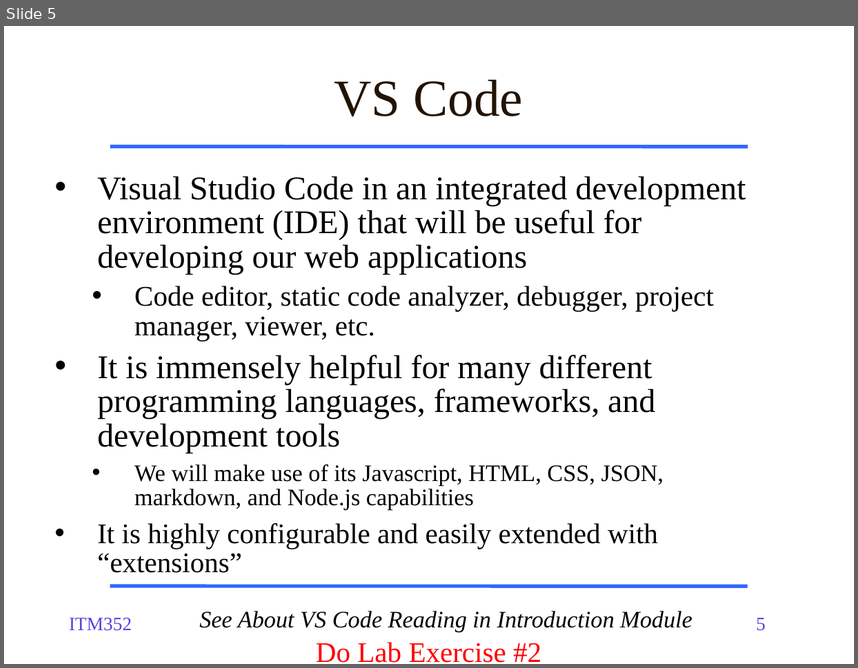
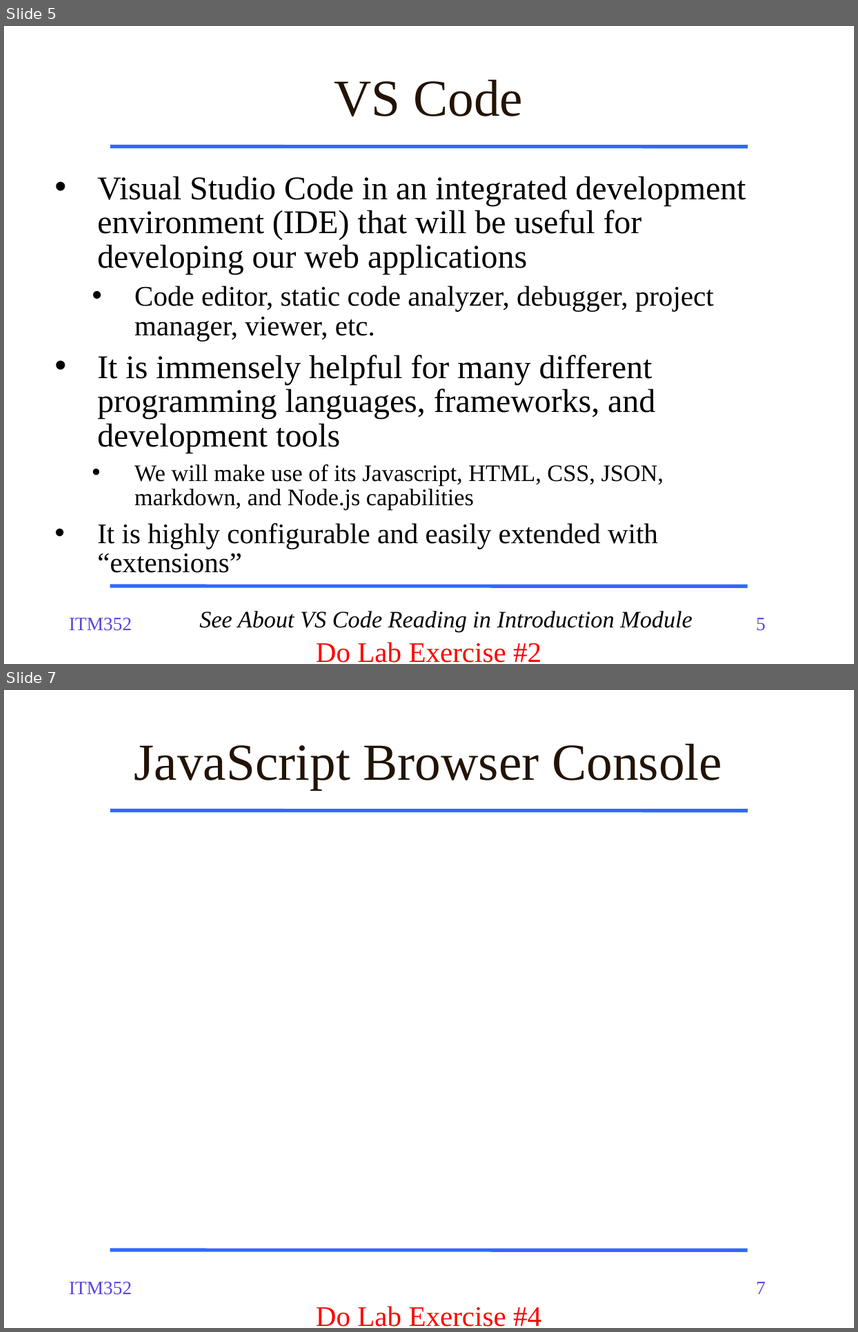
Before and after one commit to dport96/ITM352, a slide deck: morea/020.WADT/ITM352_WADT.pptx. Shown one above the other, each under a label of ours: slide 5 before the commit, slides 5 and 7 after it; the slides between them are not shown. The pictures are 858x668 and 858x1332 pixels, drawn with LibreOffice and Linux fonts; fonts in the diff are those of the drawing. Boxes give left, top, right and bottom in pixels: in the first picture for what was removed or moved away, otherwise in the second. Text is boxed around its words. In the diff, an @@ line names an element or a change of style, - is before the commit and + after.

```diff
--- a/morea/020.WADT/ITM352_WADT.pptx
+++ b/morea/020.WADT/ITM352_WADT.pptx
@@ slide 7 added at box(4, 690, 854, 1328), background #FFFFFF; not listed: 4 template elements that a slide beside it also shows @@
@@ title added at box(134, 743, 723, 790), 44 pt, text #221304 @@
+JavaScript Browser Console
@@ text added at box(316, 1305, 542, 1326), 24 pt, text #FF0000 @@
+Do Lab Exercise #4
```
Also in this commit, not shown: 2 slides changed, 1 other slide added, 1 other file.
